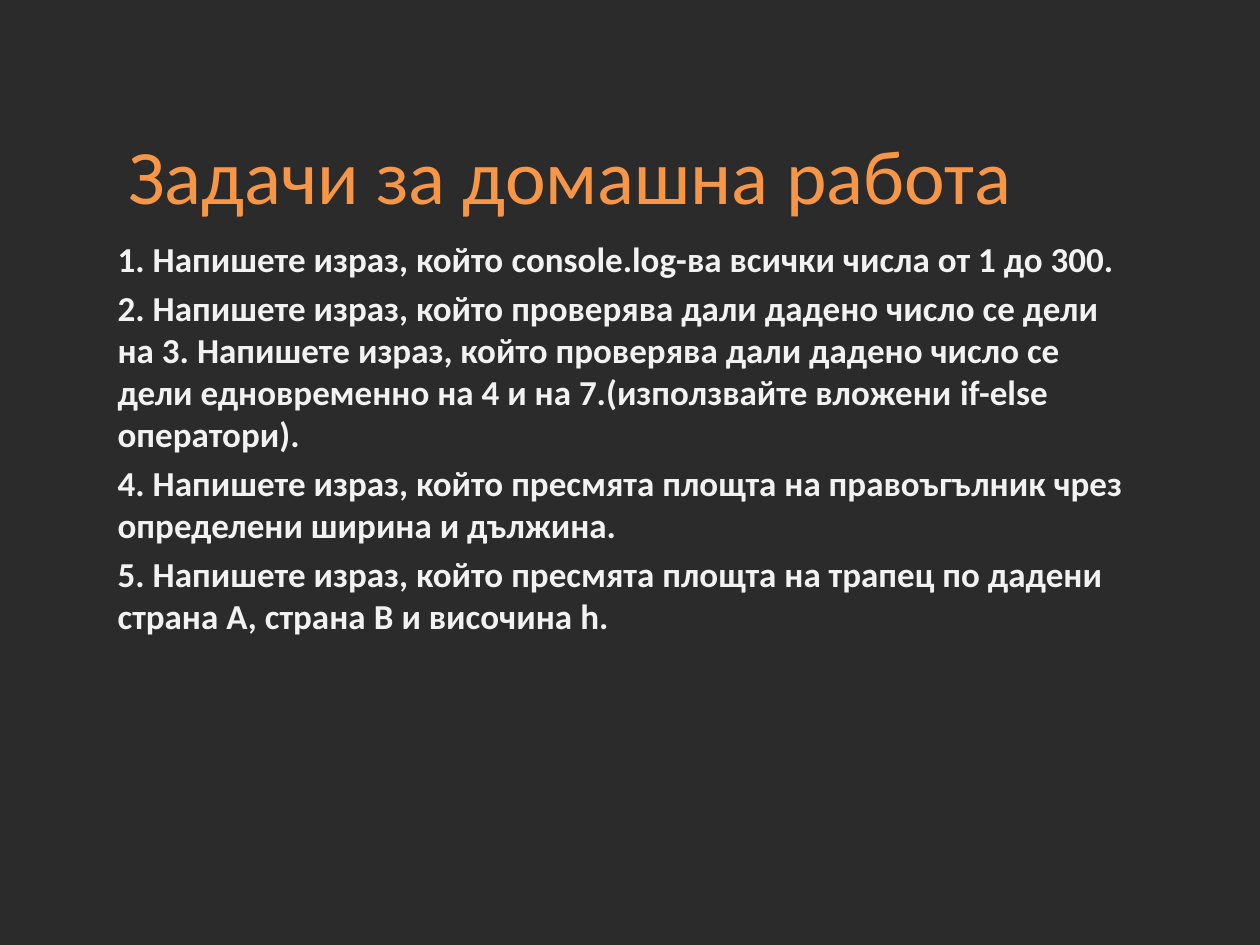
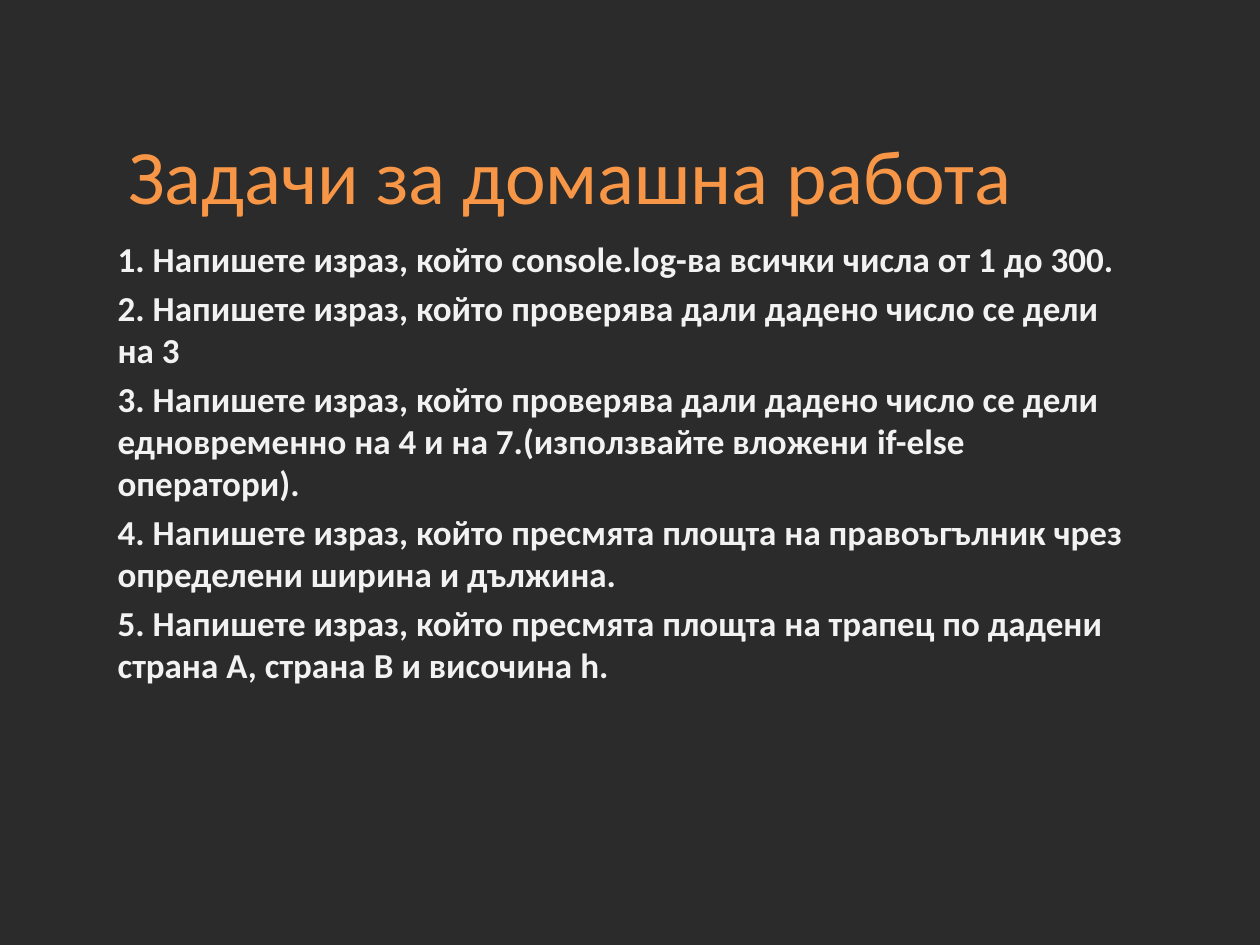
Before and after one commit to Academy-Soft-Intellect/Front-End-Course, a slide deck: slide 74 of 10-JavaScript-Basics.pptx. Drawn at 1260x945 pixels with LibreOffice and Linux fonts; fonts in the diff are those of the drawing; background and template pictures are left out; a plain dark background stands for a picture behind light text. Boxes give left, top, right and bottom in pixels: in the first picture for what was removed or moved away, otherwise in the second. Text is boxed around its words. In the diff, an @@ line names an element or a change of style, - is before the commit and + after.

```diff
--- a/10-JavaScript-Basics.pptx
+++ b/10-JavaScript-Basics.pptx
@@ text at (118, 297, 1098, 502): text changed @@
-2. Напишете израз, който проверява дали дадено число се дели на 3. Напишете израз, който проверява дали дадено число се дели едновременно на 4 и на 7.(използвайте вложени if-else оператори).
+2. Напишете израз, който проверява дали дадено число се дели на 3
+3. Напишете израз, който проверява дали дадено число се дели едновременно на 4 и на 7.(използвайте вложени if-else оператори).
```
Also in this commit, not shown: 6 other slides changed.
